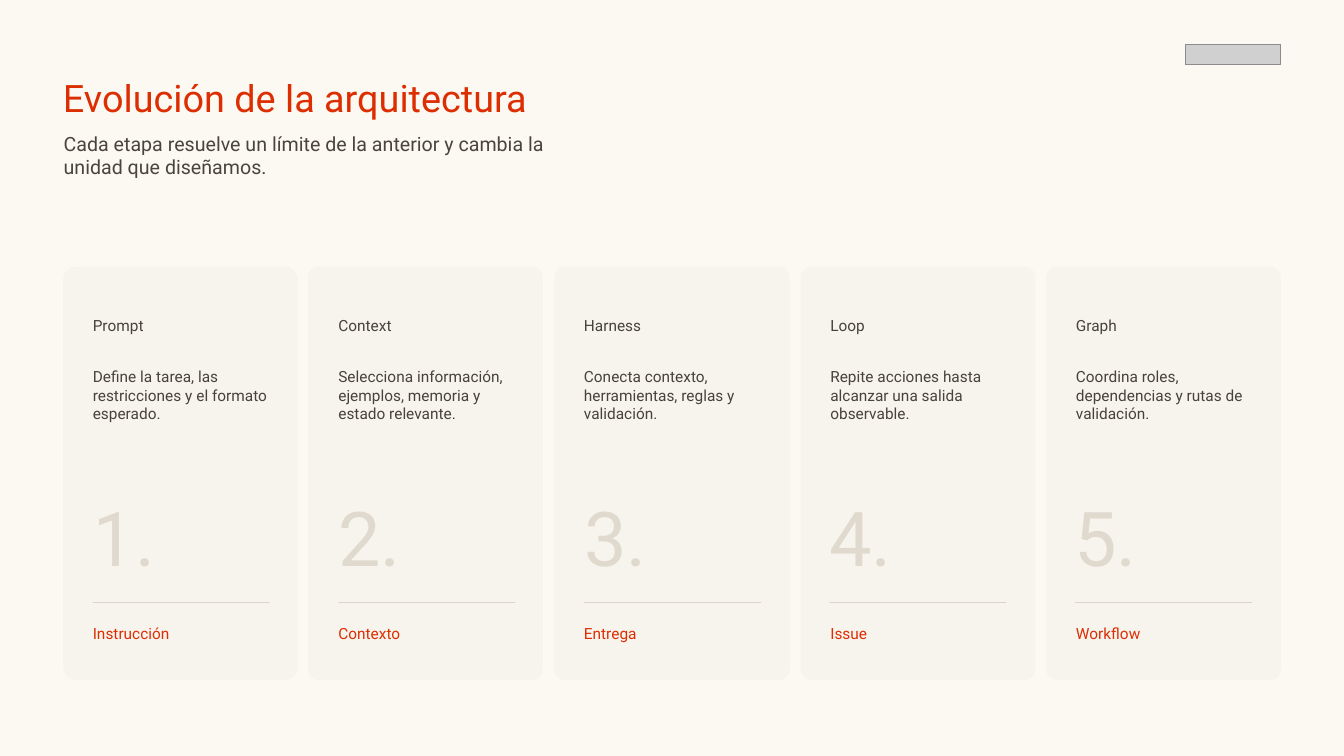
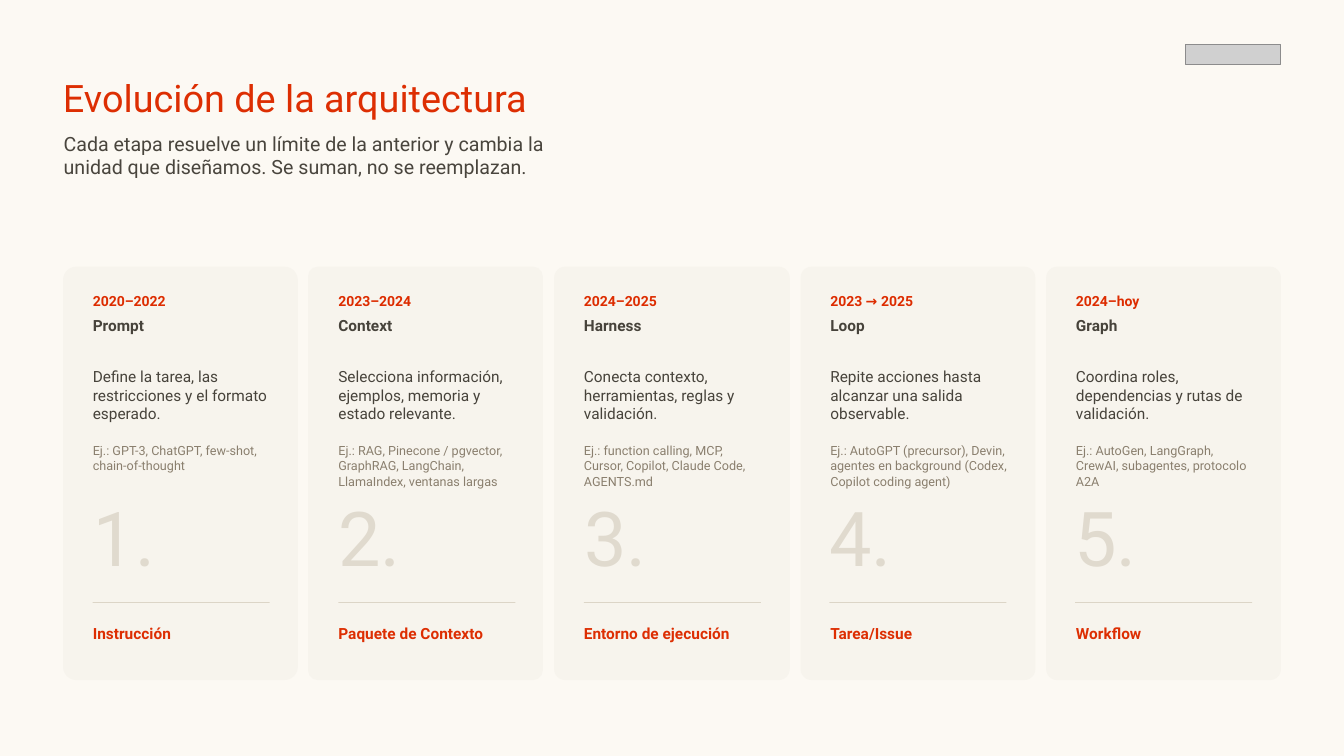
Before and after one commit to eze-etchecoin/beyond-the-prompt-tech-talk, a slide deck: slide 5 of docs/presentation/Arquitecturas_para_agentes_IA_actualizada.pptx (slide 3 before the commit). Drawn at 1344x756 pixels with LibreOffice and Linux fonts; fonts in the diff are those of the drawing; grey boxes stand for pictures. Boxes give left, top, right and bottom in pixels: in the first picture for what was removed or moved away, otherwise in the second. Text is boxed around its words. In the diff, an @@ line names an element or a change of style, - is before the commit and + after.

```diff
--- a/docs/presentation/Arquitecturas_para_agentes_IA_actualizada.pptx
+++ b/docs/presentation/Arquitecturas_para_agentes_IA_actualizada.pptx
@@ text at (64,136,543,178): text changed @@
-Cada etapa resuelve un límite de la anterior y cambia la unidad que diseñamos.
+Cada etapa resuelve un límite de la anterior y cambia la unidad que diseñamos. Se suman, no se reemplazan.
@@ text added at (93,296,166,306), 10 pt, text #DD2C00, bold @@
+2020–2022
@@ text added at (338,296,411,306), 10 pt, text #DD2C00, bold @@
+2023–2024
@@ text added at (584,296,657,306), 10 pt, text #DD2C00, bold @@
+2024–2025
@@ text added at (830,296,913,306), 10 pt, text #DD2C00, bold @@
+2023 → 2025
@@ text added at (1076,295,1139,309), 10 pt, text #DD2C00, bold @@
+2024–hoy
@@ bold on in 7 elements at (93,320,144,334), (93,627,171,639), (1076,627,1141,639), (338,320,392,331), (584,320,642,331), (830,320,864,334), (1076,319,1117,334) @@
@@ text added at (93,445,257,473), 9 pt, text #8A7F6E @@
+Ej.: GPT-3, ChatGPT, few-shot, chain-of-thought
@@ text added at (338,446,503,489), 9 pt, text #8A7F6E @@
+Ej.: RAG, Pinecone / pgvector, GraphRAG, LangChain, LlamaIndex, ventanas largas
@@ text added at (584,445,746,486), 9 pt, text #8A7F6E @@
+Ej.: function calling, MCP, Cursor, Copilot, Claude Code, AGENTS.md
@@ text added at (830,445,1007,489), 9 pt, text #8A7F6E @@
+Ej.: AutoGPT (precursor), Devin, agentes en background (Codex, Copilot coding agent)
@@ text added at (1076,445,1247,486), 9 pt, text #8A7F6E @@
+Ej.: AutoGen, LangGraph, CrewAI, subagentes, protocolo A2A
@@ text at (338,627,483,642): text changed; bold on @@
-Contexto
+Paquete de Contexto
@@ text at (584,627,730,643): text changed; bold on @@
-Entrega
+Entorno de ejecución
@@ text at (830,628,912,640): text changed; bold on @@
-Issue
+Tarea/Issue
```
Also in this commit, not shown: 9 other slides changed, 2 slides added.
